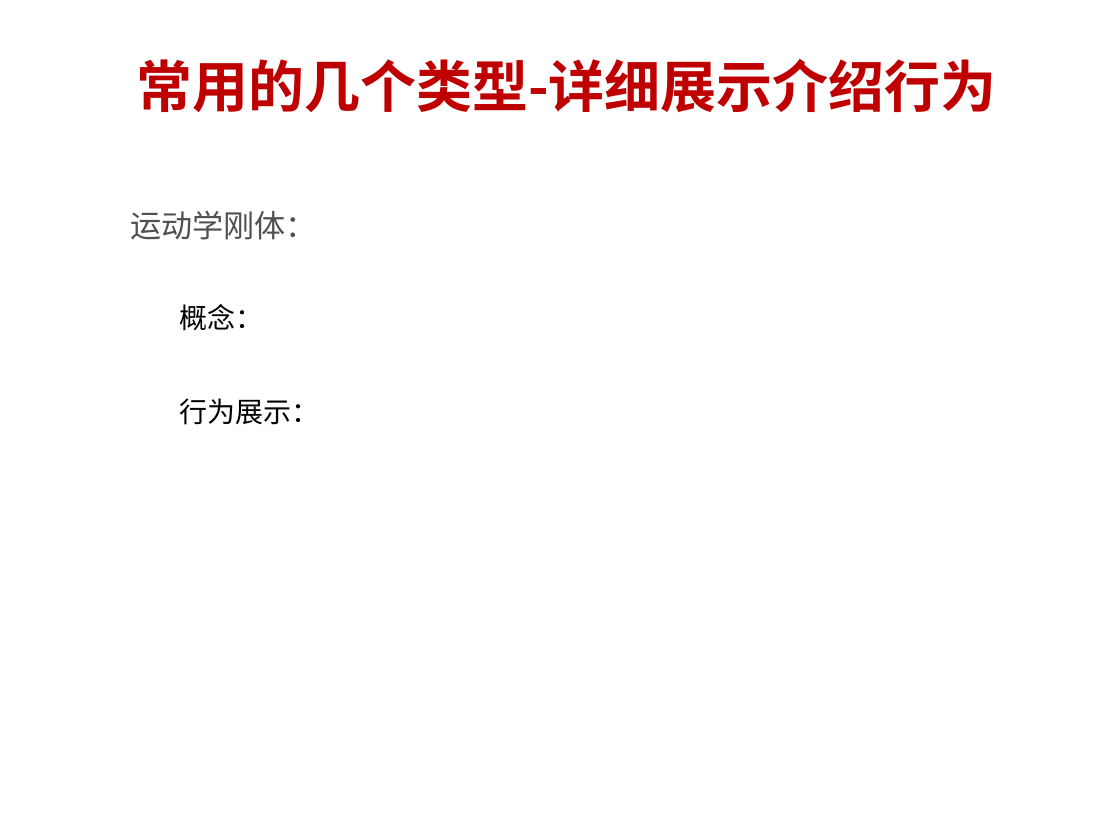
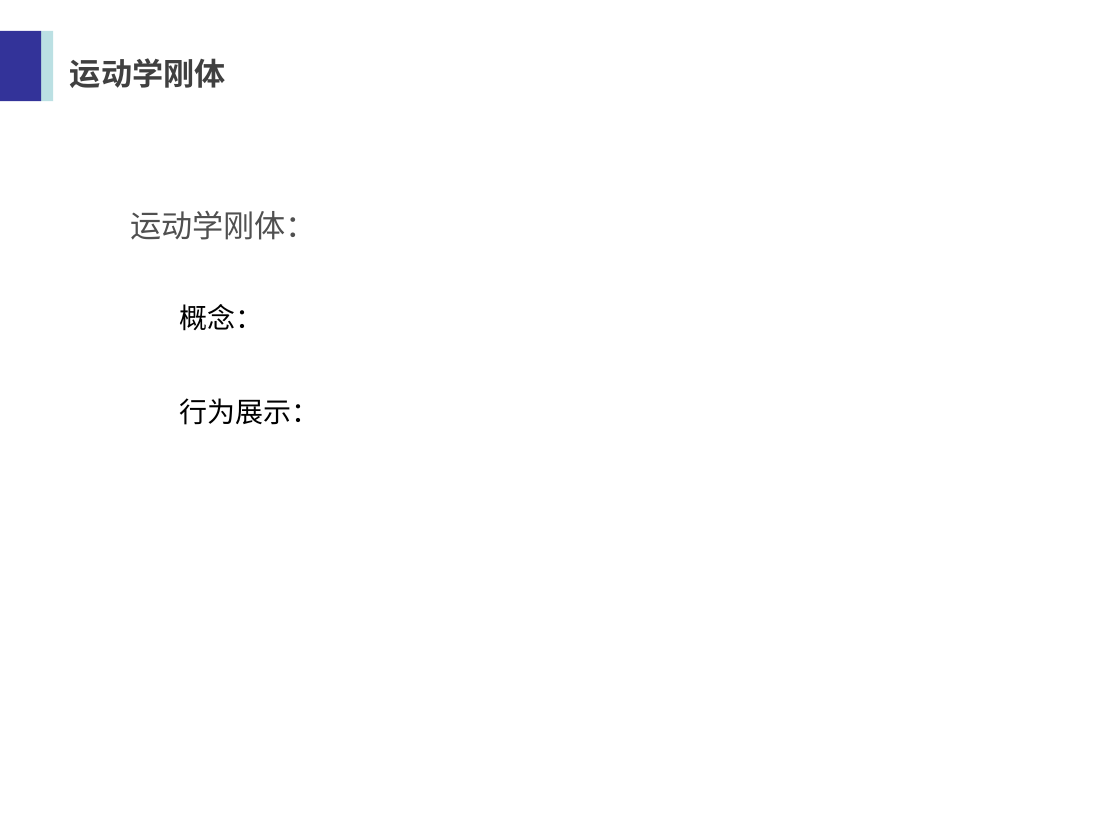
Before and after one commit to abcdls0905/PanaEngine, a slide deck: slide 7 of 备份.ppt. Drawn at 1120x840 pixels with LibreOffice and Linux fonts; fonts in the diff are those of the drawing. Boxes give left, top, right and bottom in pixels: in the first picture for what was removed or moved away, otherwise in the second. Text is boxed around its words. In the diff, an @@ line names an element or a change of style, - is before the commit and + after.

```diff
--- a/备份.ppt
+++ b/备份.ppt
@@ rectangle added at [0, 31, 41, 102], fill #333399 @@
@@ rectangle added at [41, 31, 54, 102], fill #BBE0E3 @@
@@ text added at [70, 58, 226, 88], 20 pt, text #404040, bold @@
+运动学刚体
@@ text removed at [136, 59, 997, 112] @@
-常用的几个类型-详细展示介绍行为
```
Also in this commit, not shown: 2 other slides changed, 2 slides added, 2 slides removed.
